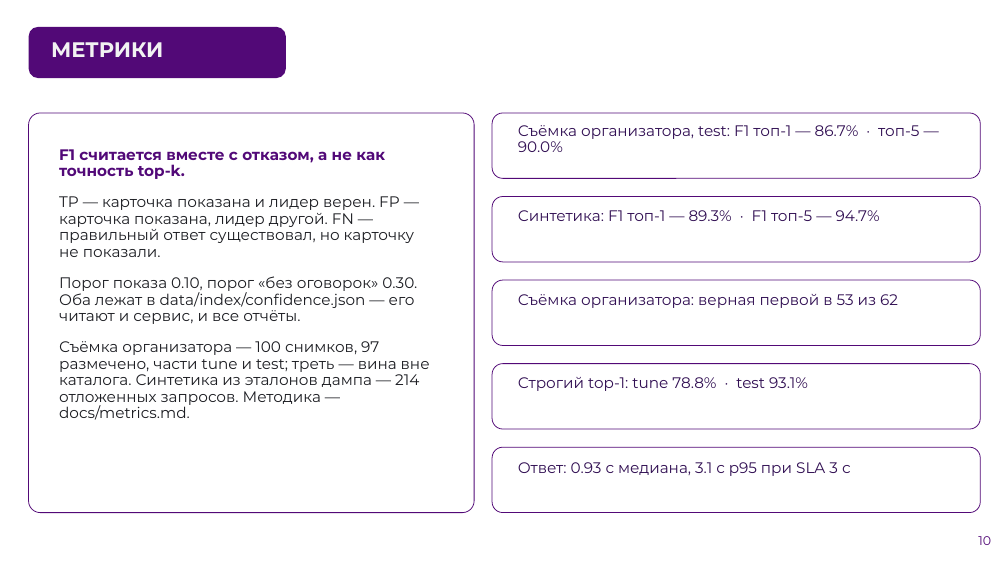
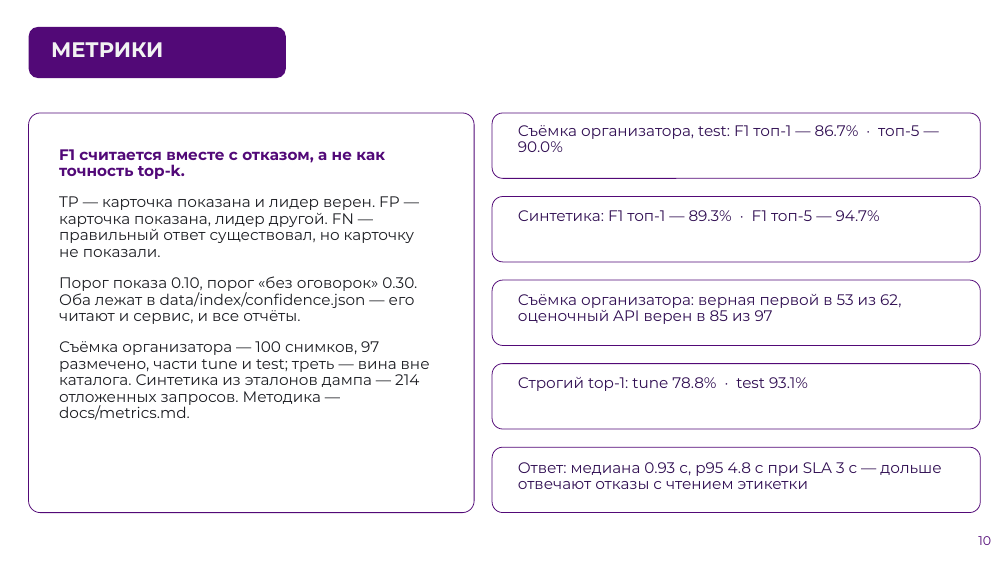
Before and after one commit to AlexGvr/rus_vines, a slide deck: slide 10 of ЛЦТ2026 Сканер российских вин.pptx. Drawn at 1008x567 pixels with LibreOffice and Linux fonts; fonts in the diff are those of the drawing; background and template pictures are left out. Boxes give left, top, right and bottom in pixels: in the first picture for what was removed or moved away, otherwise in the second. Text is boxed around its words. In the diff, an @@ line names an element or a change of style, - is before the commit and + after.

```diff
--- a/ЛЦТ2026 Сканер российских вин.pptx
+++ b/ЛЦТ2026 Сканер российских вин.pptx
@@ text at [518, 294, 901, 324]: text changed @@
-Съёмка организатора: верная первой в 53 из 62
+Съёмка организатора: верная первой в 53 из 62, оценочный API верен в 85 из 97
@@ text at [518, 462, 941, 489]: text changed @@
-Ответ: 0.93 с медиана, 3.1 с p95 при SLA 3 с
+Ответ: медиана 0.93 с, p95 4.8 с при SLA 3 с — дольше отвечают отказы с чтением этикетки
```
Also in this commit, not shown: 7 other slides changed, 1 other file.
